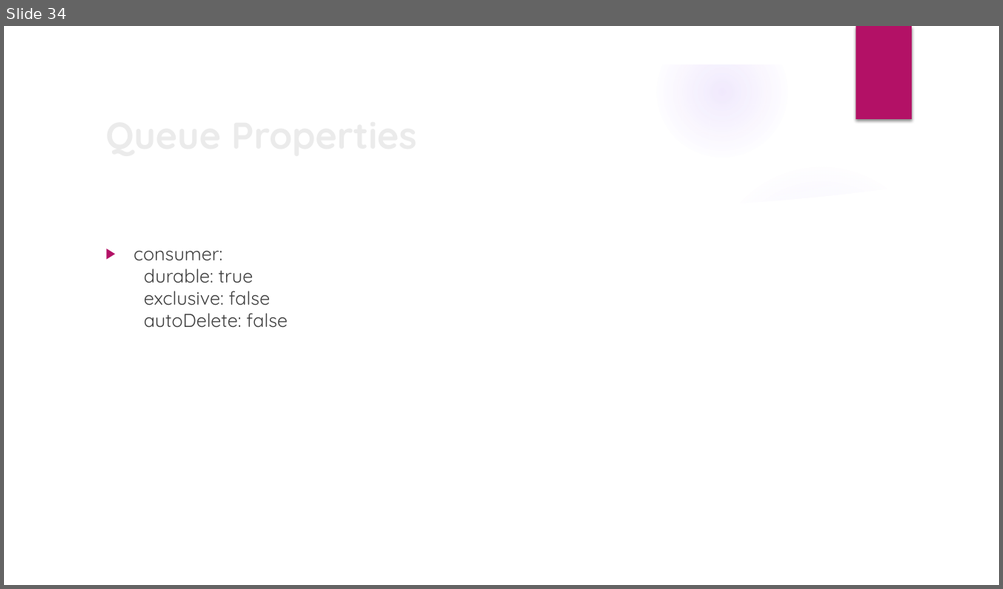
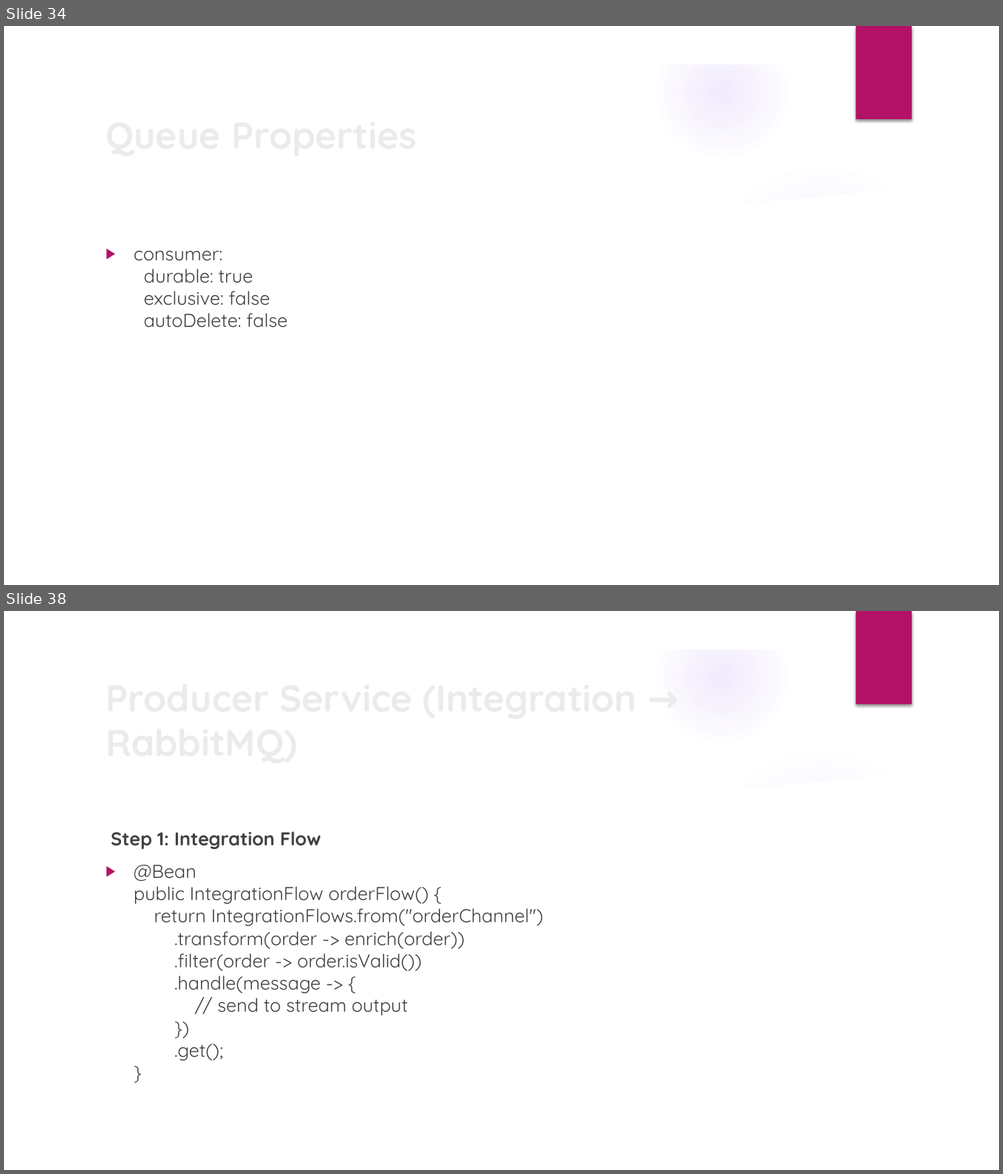
Before and after one commit to anjumunoth/ness-spring-integration, a slide deck: Spring Cloud Stream.pptx. Shown one above the other, each under a label of ours: slide 34 before the commit, slides 34 and 38 after it; the slides between them are not shown. The pictures are 1003x589 and 1003x1174 pixels, drawn with LibreOffice and Linux fonts; fonts in the diff are those of the drawing; background and template pictures are left out. Boxes give left, top, right and bottom in pixels: in the first picture for what was removed or moved away, otherwise in the second. Text is boxed around its words. In the diff, an @@ line names an element or a change of style, - is before the commit and + after.

```diff
--- a/Spring Cloud Stream.pptx
+++ b/Spring Cloud Stream.pptx
@@ slide 38 added at (4, 611, 999, 1170), background picture (left out); not listed: 9 template elements that a slide beside it also shows @@
@@ title added at (98, 690, 813, 748), 36 pt, text #EBEBEB, bold @@
+Producer Service (Integration → RabbitMQ)
@@ text added at (111, 832, 543, 1061), 18 pt, text #404040 @@
+Step 1: Integration Flow
+▶ @Bean
+  public IntegrationFlow orderFlow() {
+  return IntegrationFlows.from("orderChannel")
+  .transform(order -> enrich(order))
+  .filter(order -> order.isValid())
+  .handle(message -> {
+  // send to stream output
+  })
+  .get();
+  }
```
Also in this commit, not shown: 49 other slides added, 2 other files.
